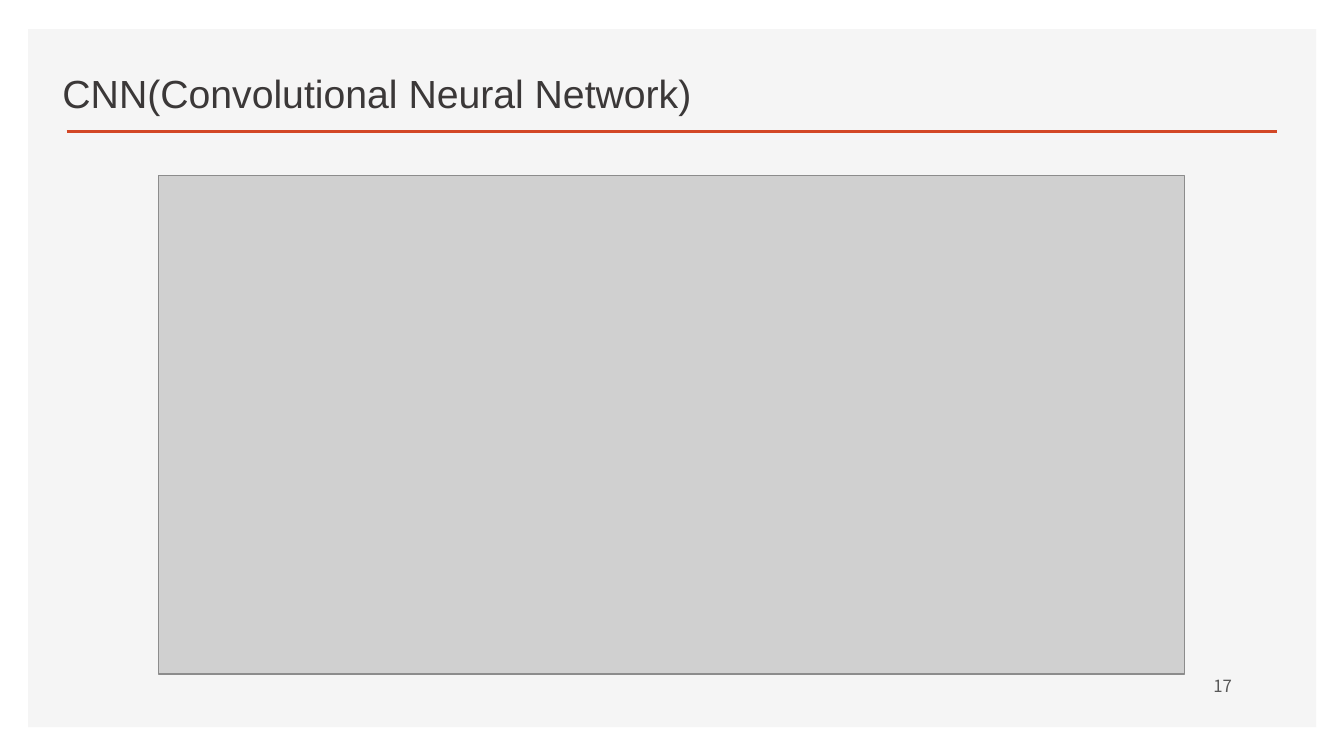
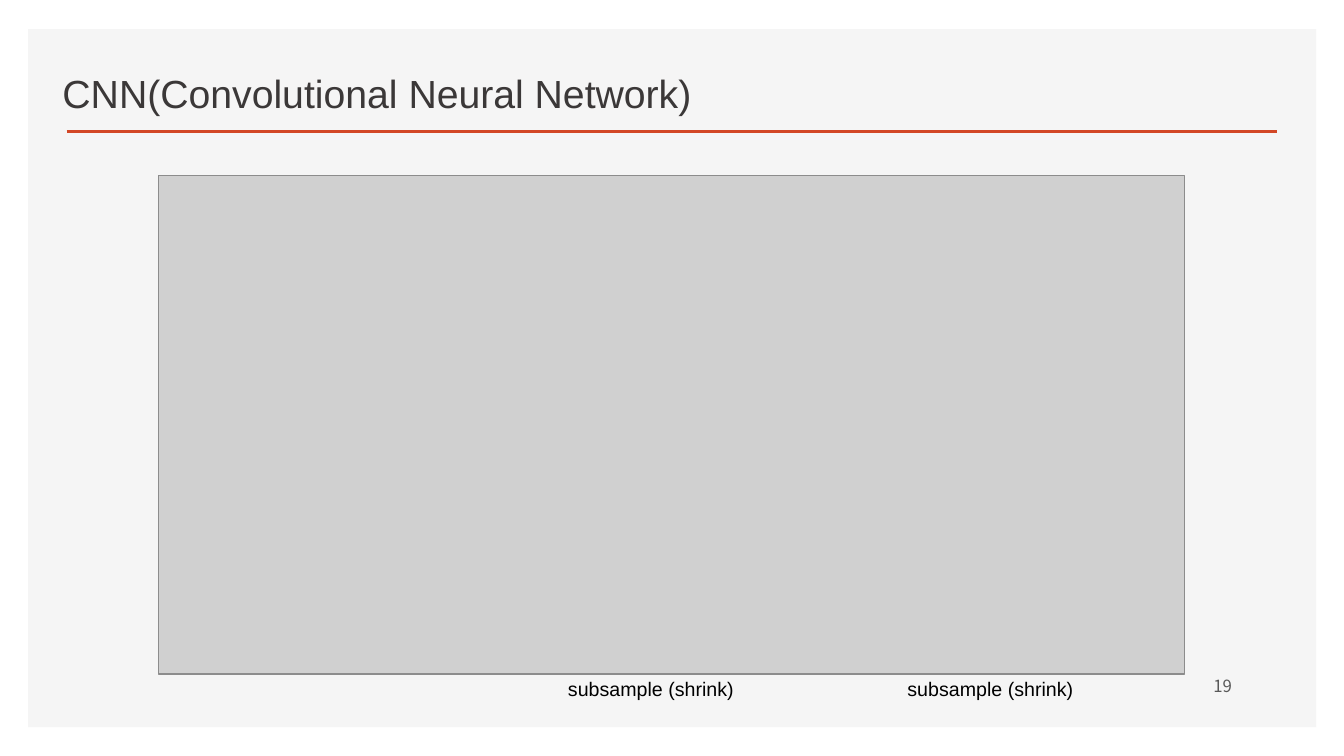
Before and after one commit to ancestor9/2026_Fall_Deep-Learning-with-Python, a slide deck: slide 19 of CNN/CNN.pptx (slide 17 before the commit). Drawn at 1344x756 pixels with LibreOffice and Linux fonts; fonts in the diff are those of the drawing; grey boxes stand for pictures; background and template pictures are left out. Boxes give left, top, right and bottom in pixels: in the first picture for what was removed or moved away, otherwise in the second. Text is boxed around its words. In the diff, an @@ line names an element or a change of style, - is before the commit and + after.

```diff
--- a/CNN/CNN.pptx
+++ b/CNN/CNN.pptx
@@ text added at bbox=[568, 681, 733, 700], 14 pt, text #000000 @@
+subsample (shrink)
@@ text added at bbox=[907, 681, 1073, 700], 14 pt, text #000000 @@
+subsample (shrink)
@@ page number at bbox=[1213, 679, 1232, 692]: text changed @@
-17
+19
```
Also in this commit, not shown: 1 slide added.
